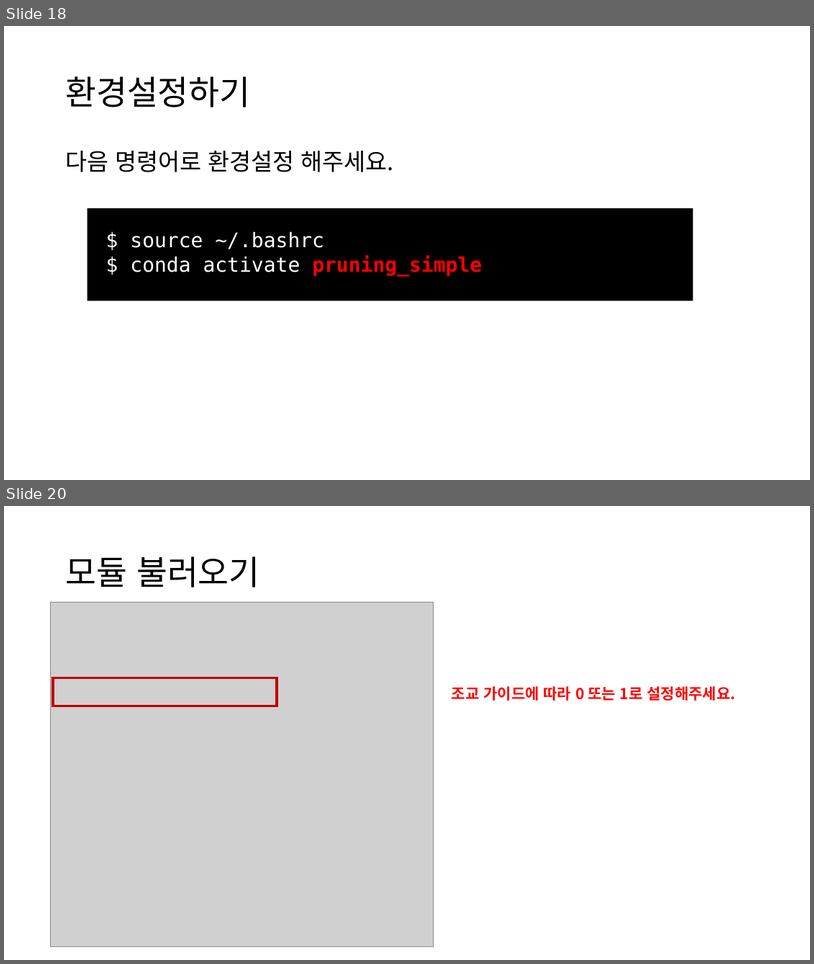
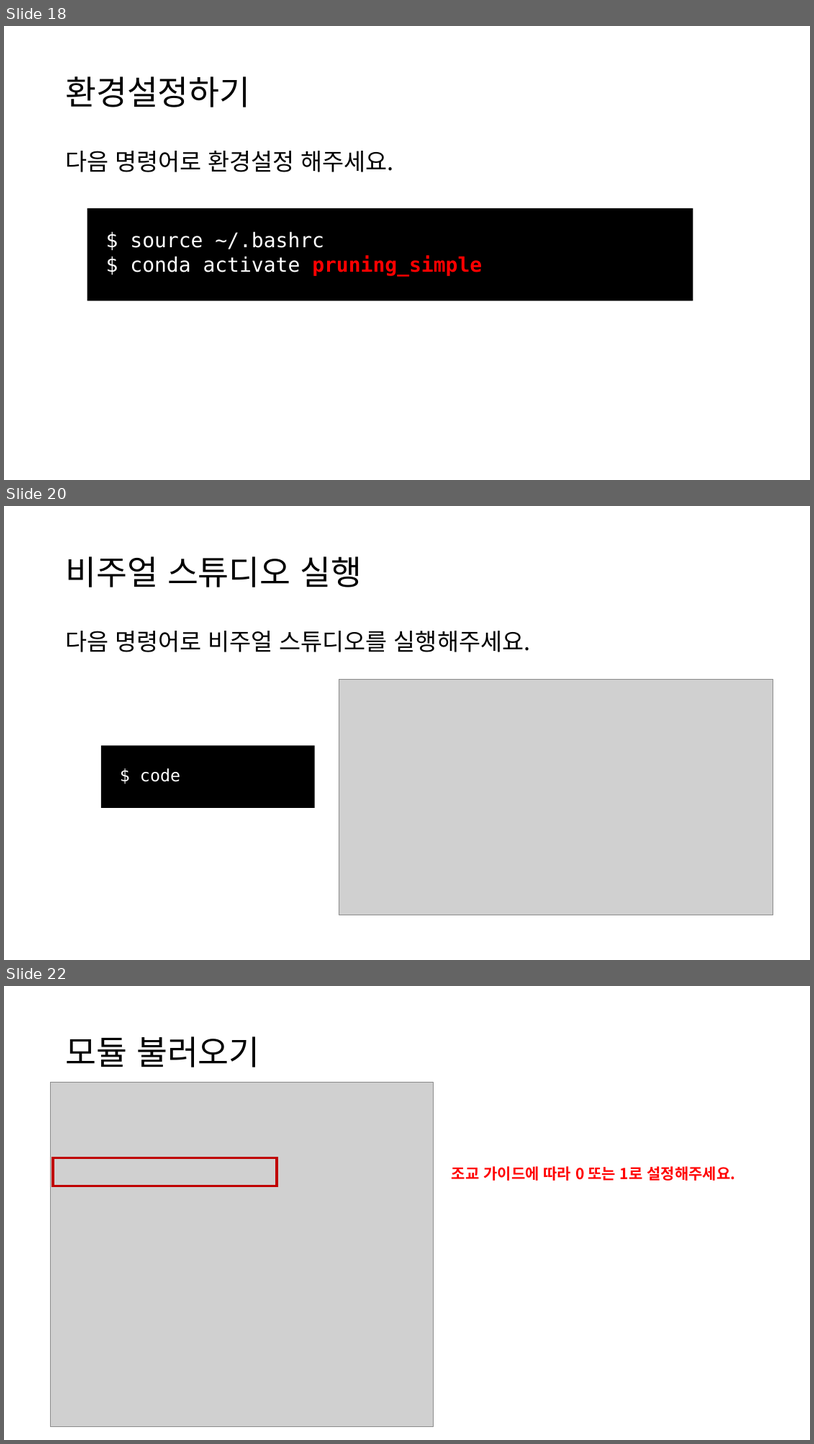
Before and after one commit to h19920918/samsung_ds_summer_pruning, a slide deck: samsung_ds_pruning.pptx. Shown one above the other, each under a label of ours: slides 18 and 20 before the commit, slides 18, 20 and 22 after it; the slides between them are not shown. The pictures are 814x964 and 814x1444 pixels, drawn with LibreOffice and Linux fonts; fonts in the diff are those of the drawing; grey boxes stand for pictures. Boxes give left, top, right and bottom in pixels: in the first picture for what was removed or moved away, otherwise in the second. Text is boxed around its words. In the diff, an @@ line names an element or a change of style, - is before the commit and + after.

```diff
--- a/samsung_ds_pruning.pptx
+++ b/samsung_ds_pruning.pptx
@@ slide 20 added at bbox=[4, 506, 810, 960], background #FFFFFF @@
@@ title added at bbox=[65, 556, 363, 587], 40 pt, text #000000 @@
+비주얼 스튜디오 실행
@@ text added at bbox=[65, 631, 530, 652], 28 pt, text #000000 @@
+다음 명령어로 비주얼 스튜디오를 실행해주세요.
@@ picture added at bbox=[339, 679, 774, 914] @@
@@ rectangle added at bbox=[101, 746, 315, 808], fill #000000 @@
@@ text added at bbox=[140, 768, 180, 782], 20 pt, text #FFFFFF @@
+$ code
@@ what was slide 20 is now slide 22 @@
```
Also in this commit, not shown: 1 slide changed, 1 other slide added, 1 other file.
